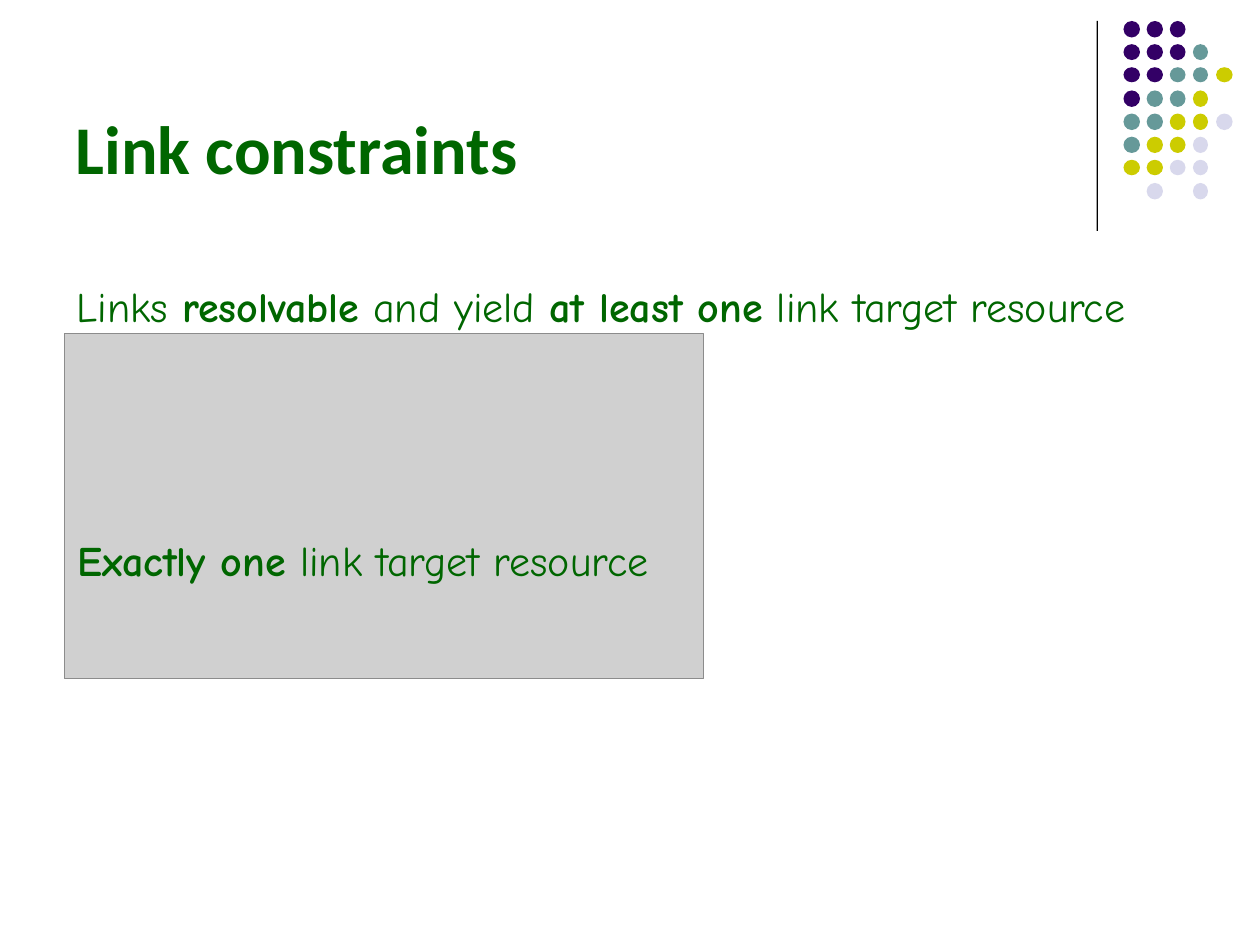
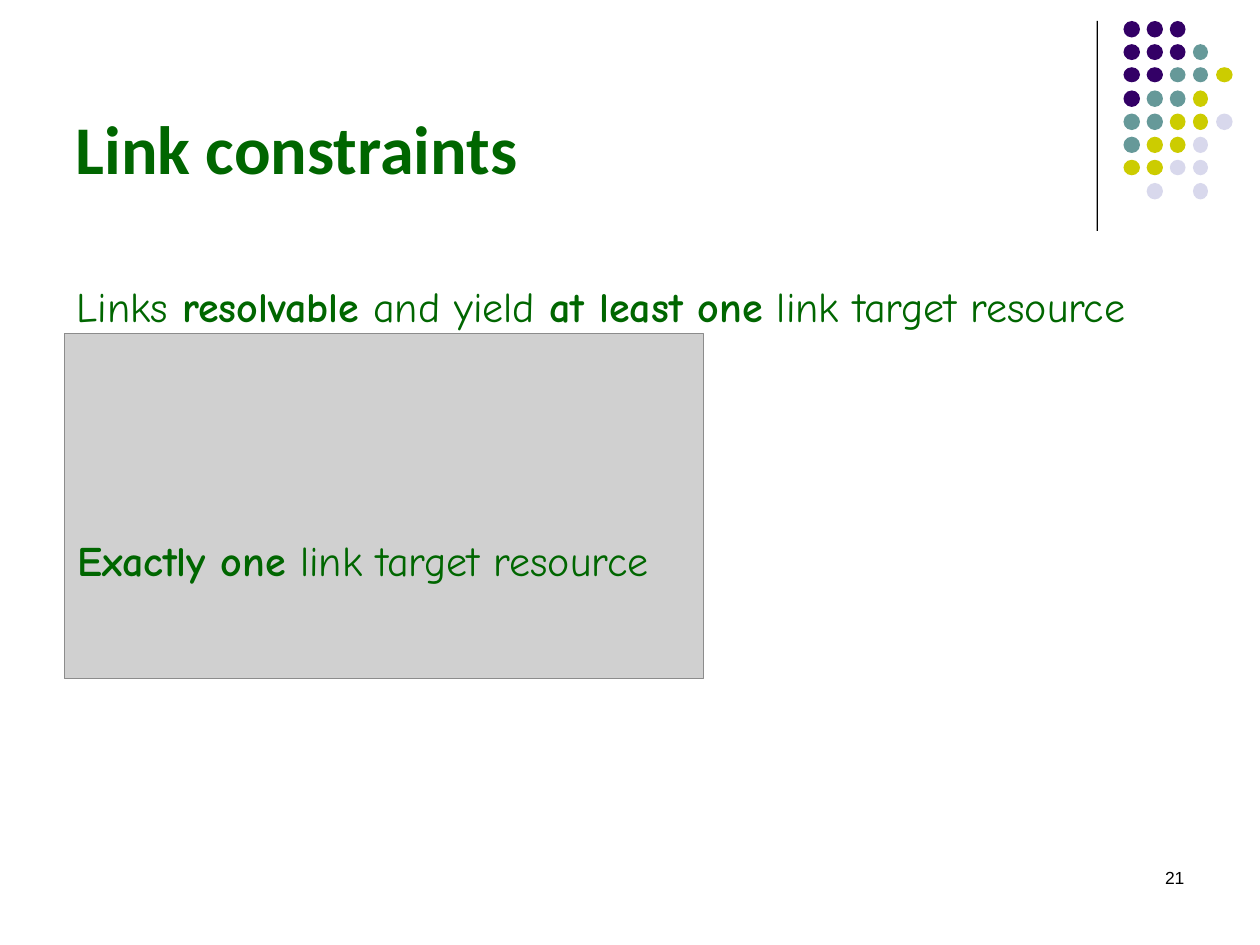
Before and after one commit to hrennau/greenfox, a slide deck: slide 21 of declarative-amsterdam-2020/an-introduction-to-greenfox/an-introduction-to-greenfox.pptx. Drawn at 1260x945 pixels with LibreOffice and Linux fonts; fonts in the diff are those of the drawing; grey boxes stand for pictures. Boxes give left, top, right and bottom in pixels: in the first picture for what was removed or moved away, otherwise in the second. Text is boxed around its words. In the diff, an @@ line names an element or a change of style, - is before the commit and + after.

```diff
--- a/declarative-amsterdam-2020/an-introduction-to-greenfox/an-introduction-to-greenfox.pptx
+++ b/declarative-amsterdam-2020/an-introduction-to-greenfox/an-introduction-to-greenfox.pptx
@@ page number added at (1165, 871, 1184, 884), 10 pt, text #000000 @@
+21
```
Also in this commit, not shown: 7 other slides changed, 1 slide added.
